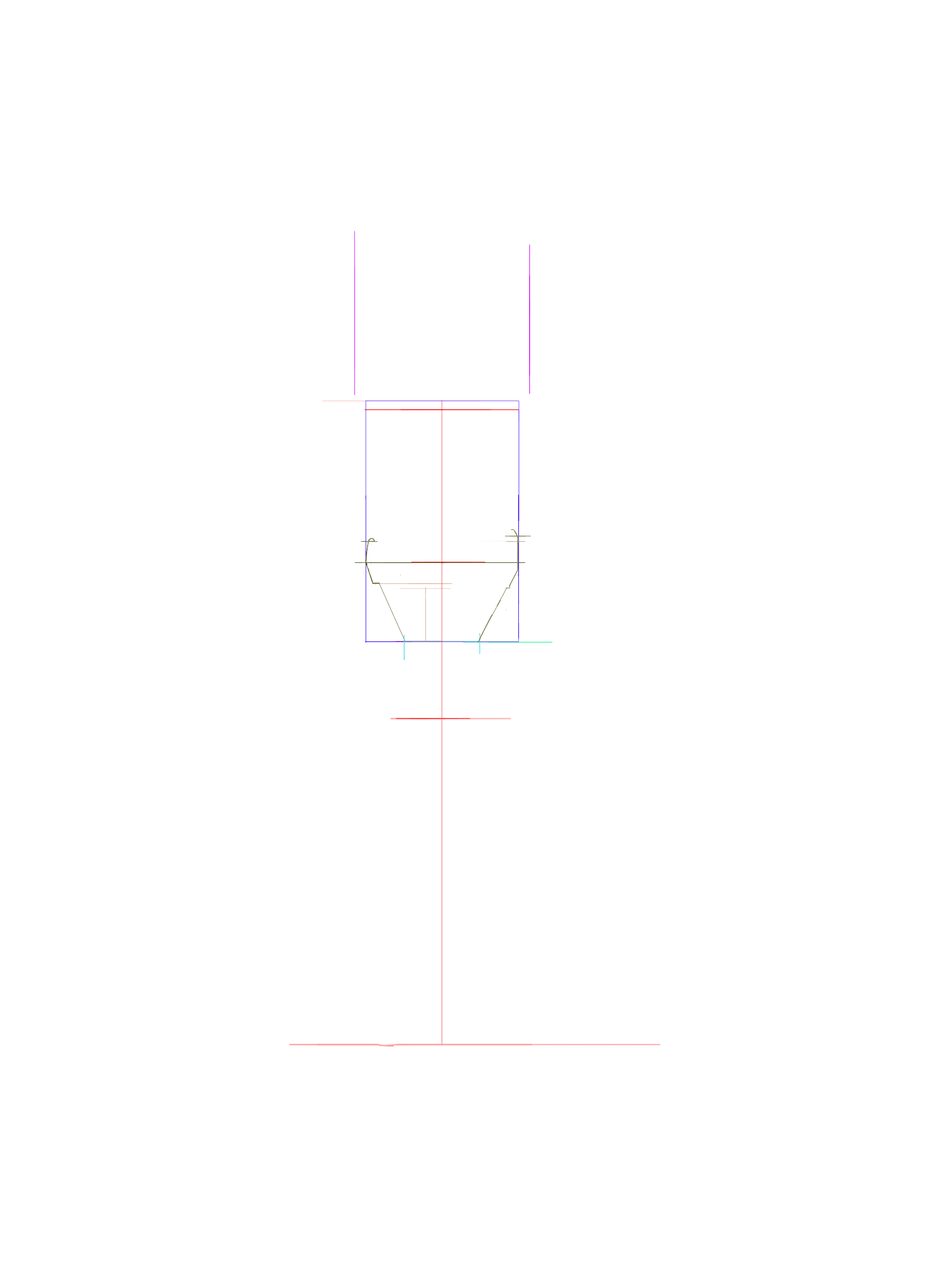
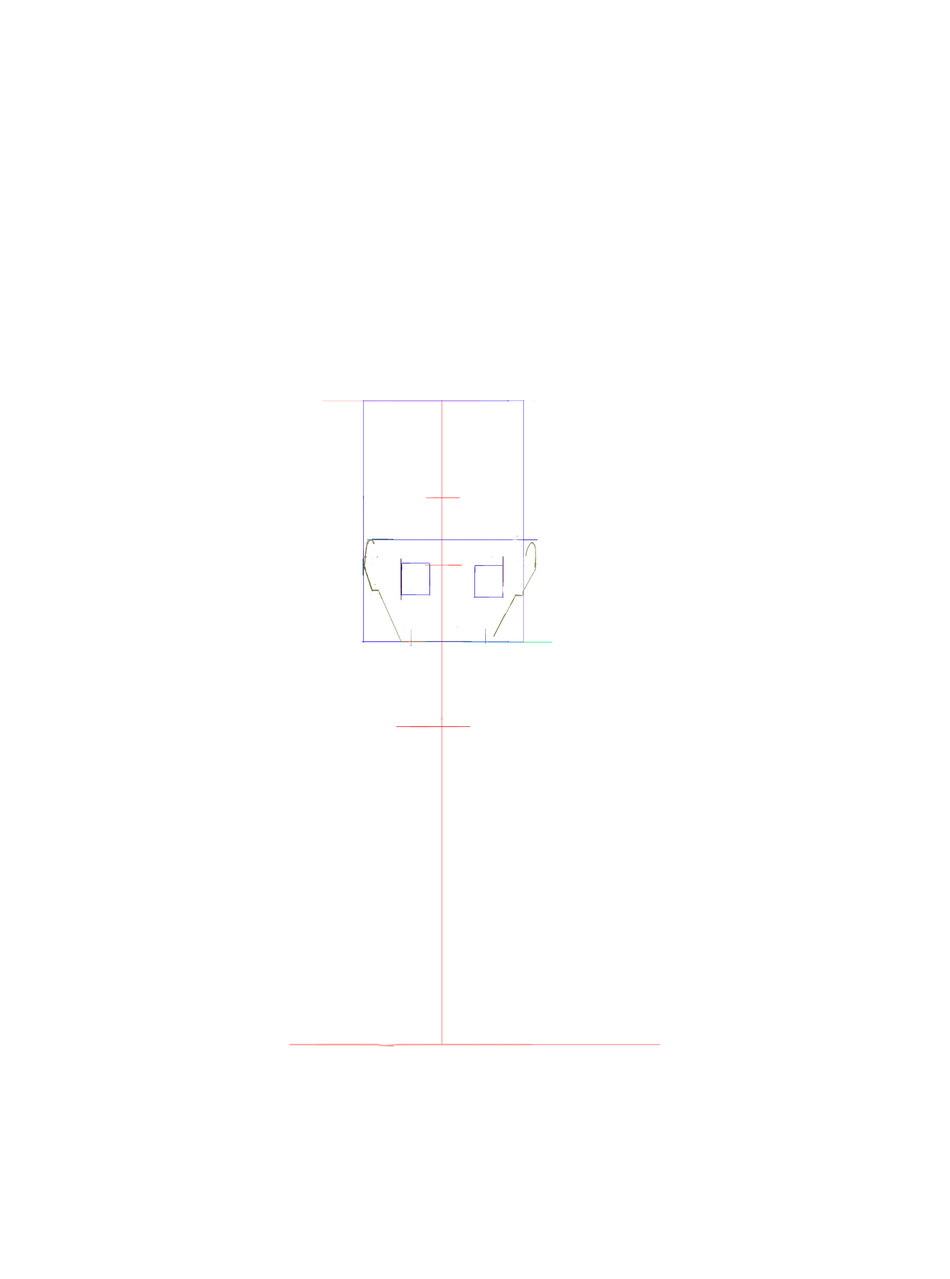
Before/after of a 950×1279 layered artwork. What changed in the layer stack:
added layer "Layer 70" above "Layer 68" over [400, 556, 504, 601]
added layer "Layer 67" above "Layer 64" over [362, 557, 364, 576]
added layer "Layer 64" above "Layer 63" over [371, 515, 394, 540]
added layer "Layer 63" above "Layer 66" over [410, 628, 487, 647]
added layer "Layer 66" above "Layer 69" over [394, 558, 431, 601]
added layer "Layer 69" above "Layer 71" over [473, 560, 504, 599]
added layer "Layer 71" above "Layer 61" over [511, 539, 547, 602]
added layer "Layer 61" above "Layer 59" over [357, 529, 538, 643]
added layer "Layer 54" above "Layer 40" over [402, 640, 431, 642]
added layer "Layer 37" above "Layer 36" over [370, 594, 396, 634]
added layer "Layer 18" above "Layer 16" over [370, 494, 463, 628]
painted on "Layer 17" over [497, 528, 526, 587]
added layer "Layer 48" above "Layer 32" over [508, 534, 526, 567]
painted on "Layer 15" over [477, 585, 518, 643]
removed layer "Layer 14" over [403, 632, 481, 661]
removed layer "Layer 12" over [360, 528, 532, 591]
removed layer "Layer 10" over [354, 230, 531, 396]
painted on "Layer 9" over [361, 399, 535, 643]
removed layer "Layer 7" over [354, 559, 526, 653]
painted on "Layer 6" over [363, 399, 520, 643]
painted on "Layer 5" over [395, 640, 471, 728]
removed layer "Layer 4" over [364, 409, 520, 563]
removed layer "Layer 11" (was 38%) over [372, 583, 453, 643]
painted on "Layer 3" over [390, 717, 512, 720]
